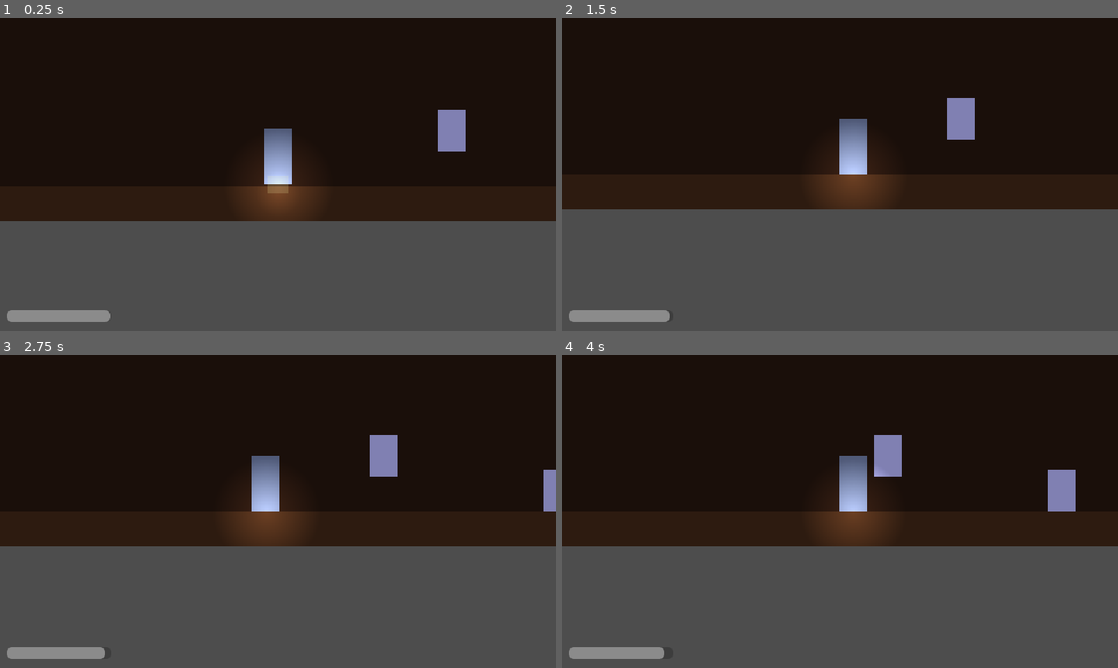
Above: before the commit, frames 1-4 (two rows, left to right).
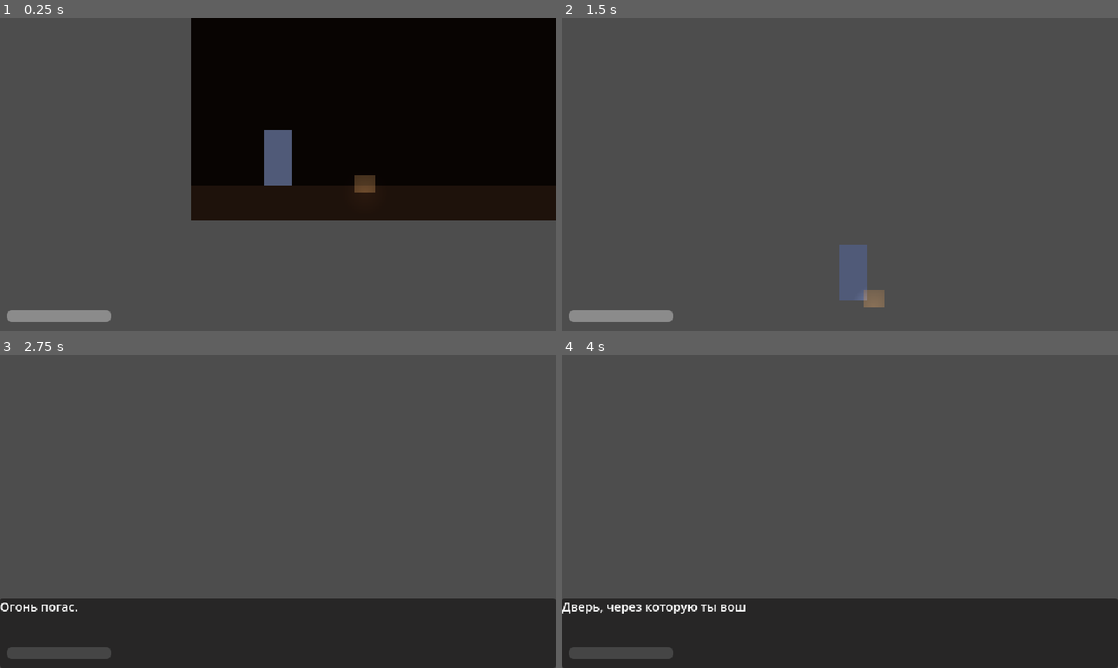
Above: after the commit, the same moments.

Repository: PNVDEVOPS/balagan_game
Game: Godot game, scene res://scenes/rooms/room_finale.tscn
The game is run twice, just before and just after one commit, with the same random seed, the same clock (stepped at 60 frames per second) and the same inputs. This scene is started directly instead of the project's main scene.
Inputs:
- Up to frame 1 (0.25 s): no input
- Up to frame 2 (1.5 s): tap Enter at 0.5 s; hold Space (advance_dialogue) 0.53-1.28 s; hold D (move_right) from 0.53 s (still down); tap Q (hide) at 1.35 s
- Up to frame 3 (2.75 s): release D (move_right) at 2.03 s; hold A (move_left) from 2.03 s (still down); hold E (interact) from 2.03 s (still down)
- Up to frame 4 (4 s): release A (move_left) at 2.78 s; release E (interact) at 2.78 s; hold D (move_right) from 2.78 s (still down); tap Shift (run) at 2.85 s; hold Space (advance_dialogue) from 3.53 s (still down)

The runs differ from the first frame. In frame 1, 27% of the frame differs, in the area x 0-100%, y 0-98%; in frame 2, 62%; in frame 3, 83%, in the area x 0-100%, y 0-100%; in frame 4, 83%.
Error in both runs: Invalid call. Nonexistent function 'set_facing' in base 'PointLight2D (flashlight.gd)'. (res://scripts/player/player.gd:22)

Commit message:
feat: finale — good/bad endings based on ritual_result

Diff:
--- a/scripts/rooms/finale.gd
+++ b/scripts/rooms/finale.gd
@@ -1,15 +1,14 @@
 extends Node2D
 
 func _ready() -> void:
-	if GameManager.artifacts_collected.size() < 3:
-		GameManager.current_room = "main_hall"
-		get_tree().change_scene_to_file("res://scenes/rooms/room_main_hall.tscn")
-		return
 	ChapterManager.current_chapter = ChapterManager.Chapter.RELEASE
-	SaveManager.autosave()
-	_start_finale()
+	await get_tree().process_frame
+	if GameManager.ritual_result == "good":
+		_start_good_ending()
+	else:
+		_start_bad_ending()
 
-func _start_finale() -> void:
+func _start_good_ending() -> void:
 	var player := get_tree().get_first_node_in_group("player")
 	var fl = player.get_node("Flashlight") if player else null
 	var laika := get_tree().get_first_node_in_group("laika")
@@ -19,45 +18,20 @@
 		fl.scripted_off()
 
 	await get_tree().create_timer(1.0).timeout
-	DialogueManager.show_text("", "Три артефакта на алтаре. Воздух вибрирует.")
-	await DialogueManager.dialogue_finished
-
-	await get_tree().create_timer(1.0).timeout
-	DialogueManager.show_text("", "Силуэт Айыыны становится ярким, тёплым. Впервые — она улыбается.")
-	await DialogueManager.dialogue_finished
 
 	var tween := create_tween()
 	tween.tween_property(bg, "color", Color(0.165, 0.102, 0.039), 2.0)
 	await tween.finished
 
-	DialogueManager.show_text("Айыына", "...Спасибо.")
-	await DialogueManager.dialogue_finished
-
-	await get_tree().create_timer(2.0).timeout
-	DialogueManager.show_text("", "Свет рассеивается. Айыына исчезает. Стены перестают дрожать.")
-	await DialogueManager.dialogue_finished
-
-	if fl:
-		fl.scripted_on()
-
-	DialogueManager.show_text("", "Дверь наружу открыта. Наконец-то.")
+	DialogueManager.start_dialogue("finale/good_part1")
 	await DialogueManager.dialogue_finished
 
 	await get_tree().create_timer(1.0).timeout
+
 	if laika:
 		laika.follow_player()
-	DialogueManager.show_text("", "Лайка идёт рядом. Впервые — не впереди, а рядом.")
-	await DialogueManager.dialogue_finished
 
-	await get_tree().create_timer(2.0).timeout
-	if laika:
-		laika.velocity = Vector2.ZERO
-		laika.state = laika.State.SIT_AT
-
-	DialogueManager.show_text("", "На пороге оборачиваюсь. Она сидит. Не идёт за мной.")
-	await DialogueManager.dialogue_finished
-
-	DialogueManager.show_text("", "Тяну руку... Рука проходит сквозь.")
+	DialogueManager.start_dialogue("finale/good_part2")
 	await DialogueManager.dialogue_finished
 
 	if laika:
@@ -66,19 +40,30 @@
 		laika_tween.tween_property(laika, "modulate:a", 0.0, 3.0)
 		laika_tween.parallel().tween_property(laika.glow, "energy", 2.0, 1.5)
 		laika_tween.parallel().tween_property(laika.glow, "energy", 0.0, 1.5).set_delay(1.5)
-
 		await get_tree().create_timer(1.5).timeout
 		DialogueManager.show_text("", "Тихий скулёж. Она светится — так же, как Айыына.")
 		await DialogueManager.dialogue_finished
-
 		await laika_tween.finished
 
 	await get_tree().create_timer(2.0).timeout
-	DialogueManager.show_text("", "Тишина. Я один на пороге. Метель стихла.")
+	_post_credits(bg)
+
+func _start_bad_ending() -> void:
+	var bg := $Background as ColorRect
+	var player := get_tree().get_first_node_in_group("player")
+	var fl = player.get_node("Flashlight") if player else null
+	if fl:
+		fl.scripted_off()
+
+	var tween := create_tween()
+	tween.tween_property(bg, "color", Color.BLACK, 2.0)
+	await tween.finished
+
+	DialogueManager.start_dialogue("finale/bad")
 	await DialogueManager.dialogue_finished
 
-	await get_tree().create_timer(2.0).timeout
-	_post_credits(bg)
+	await get_tree().create_timer(3.0).timeout
+	get_tree().change_scene_to_file("res://scenes/ui/credits.tscn")
 
 func _post_credits(bg: ColorRect) -> void:
 	var tween := create_tween()
@@ -90,7 +75,7 @@
 	await DialogueManager.dialogue_finished
 
 	await get_tree().create_timer(1.0).timeout
-	DialogueManager.show_text("", "На заднем сиденье — костяной амулет. И рядом... маленький клок шерсти.")
+	DialogueManager.show_text("", "На заднем сиденье — амулет. И рядом... маленький клок шерсти.")
 	await DialogueManager.dialogue_finished
 
 	await get_tree().create_timer(3.0).timeout
